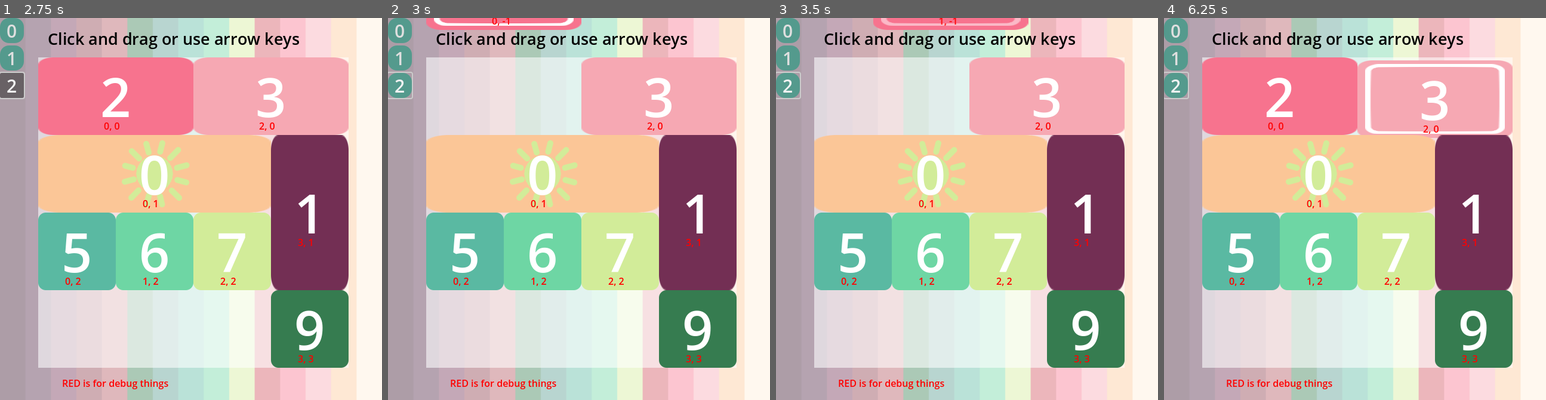
Above: before the commit, frames 1-4 (left to right).
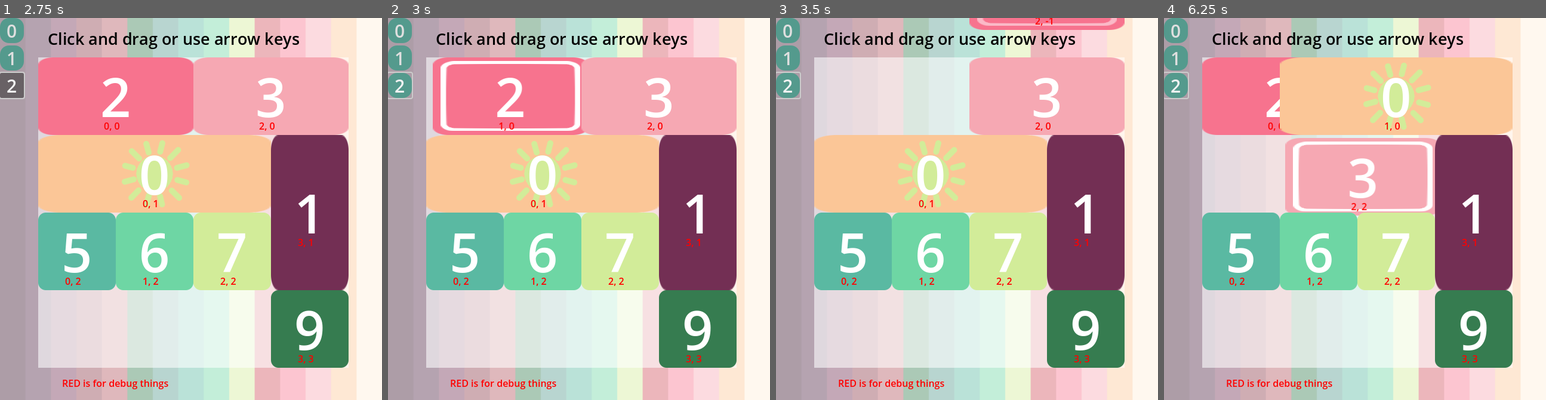
Above: after the commit, the same moments.

Repository: firelighted/comfyjam2026_slidingsun
Game: Godot game, scene res://scenes_scripts/main_2d.tscn
The game is run twice, just before and just after one commit, with the same random seed, the same clock (stepped at 60 frames per second) and the same inputs. The engine's default icon, where the game draws it, is replaced by a stand-in: a white triangle on a blue panel in a dark square.
Inputs (mouse positions are in pixels of both pictures, inside the frame that each line leads up to):
- Up to frame 1 (2.75 s): click "0" at 0.5 s; click "1" at 1.25 s; click "2" at 2 s
- Up to frame 2 (3 s): tap Enter at 2.75 s; drag from (502, 94) to (659, 94) at 2.77 s
- Up to frame 3 (3.5 s): no input
- Up to frame 4 (6.25 s): drag from (1435, 94) to (1316, 174) at 3.52 s; move the mouse to (1358, 18) at 4.27 s; hold Right (ui_right) 4.28-5 s; click (1358, 18) at 4.42 s; tap Space at 5 s; drag from (1316, 174) to (1435, 94) at 5.02 s; drag from (1435, 94) to (1473, 212) at 5.77 s

Frame 1 is identical in both runs. In frame 2, 9.1% of the frame differs, in the area x 10-52%, y 0-31%; in frame 3, 1.6%; in frame 4, 25%, in the area x 10-92%, y 10-52%.

Commit message:
tile dragging is now fixed along an axis

Diff:
--- a/block_manager.gd
+++ b/block_manager.gd
@@ -110,7 +110,6 @@
 				is_dragging = false
 
 
-
 func spawn_blocks():
 	for block in block_parent.get_children():
 		block.queue_free()
--- a/scenes_scripts/block.gd
+++ b/scenes_scripts/block.gd
@@ -48,8 +48,7 @@
 var mouse_drag_speed = 10
 
 var drag_start : Vector2  = Vector2.ZERO
-var drag_end : Vector2    = Vector2.ZERO
-var drag_offset : Vector2 = Vector2.ZERO
+var drag_start_pos: Vector2 = Vector2.ZERO
 
 
 func _ready() -> void:
@@ -91,8 +90,8 @@
 
 func start_drag():
 	drag_start = get_global_mouse_position()
-	drag_offset = get_global_mouse_position() - global_position
 	is_dragging = true
+	drag_start_pos = position
 	$"../../../DEBUG_mouseclick".global_position = drag_start
 	$"../../../DEBUG_dragoffset".clear_points()
 	$"../../../DEBUG_dragoffset".add_point(get_global_mouse_position())
@@ -106,16 +105,14 @@
 
 func get_drag():
 	if is_dragging:
-		var simple_dir = (get_global_mouse_position() - global_position - drag_offset)
-		if abs( simple_dir.x) > abs( simple_dir.y):
-			simple_dir = Vector2((simple_dir.x), 0)
+		var overall_offset = get_global_mouse_position() - drag_start
+
+		if abs( overall_offset.x) > abs( overall_offset.y):
+			overall_offset = Vector2((overall_offset.x), 0)
 		else:
-			simple_dir = Vector2(0, (simple_dir.y))
-		velocity = simple_dir * mouse_drag_speed
+			overall_offset = Vector2(0, (overall_offset.y))
 
-		if velocity.length_squared() < 100:
-			velocity = Vector2.ZERO
-		# velocity = (get_global_mouse_position() - global_position).normalized() * mouse_drag_speed
+		position = drag_start_pos + overall_offset
 
 func _process(_delta)-> void:
 	if is_selected != sprite.visible:
